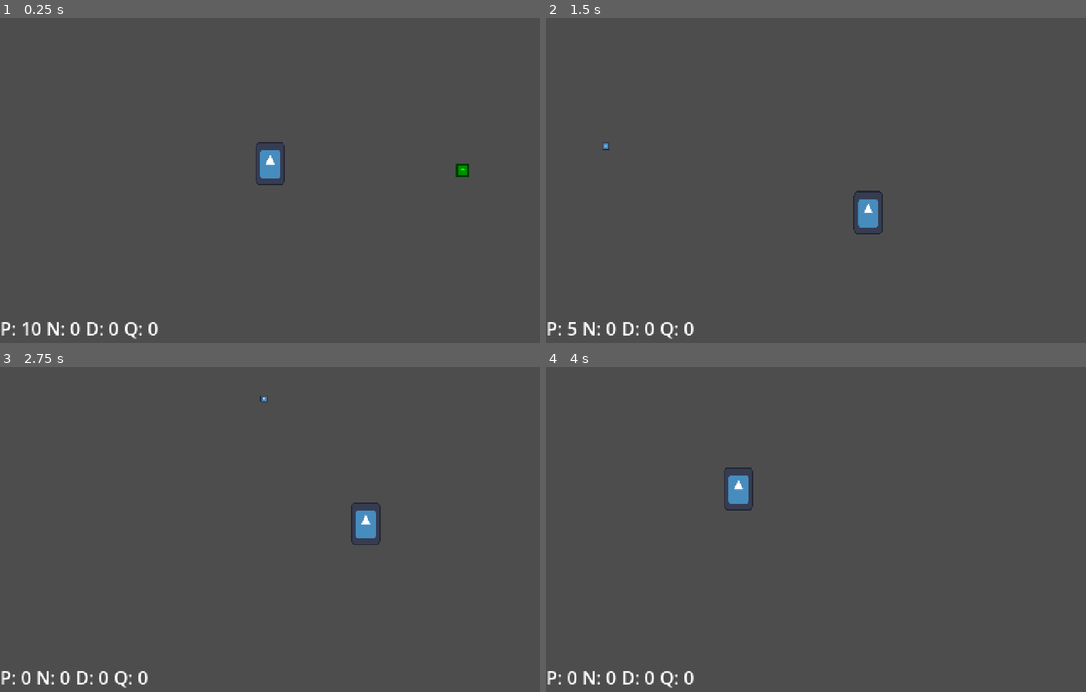
Above: before the commit, frames 1-4 (two rows, left to right).
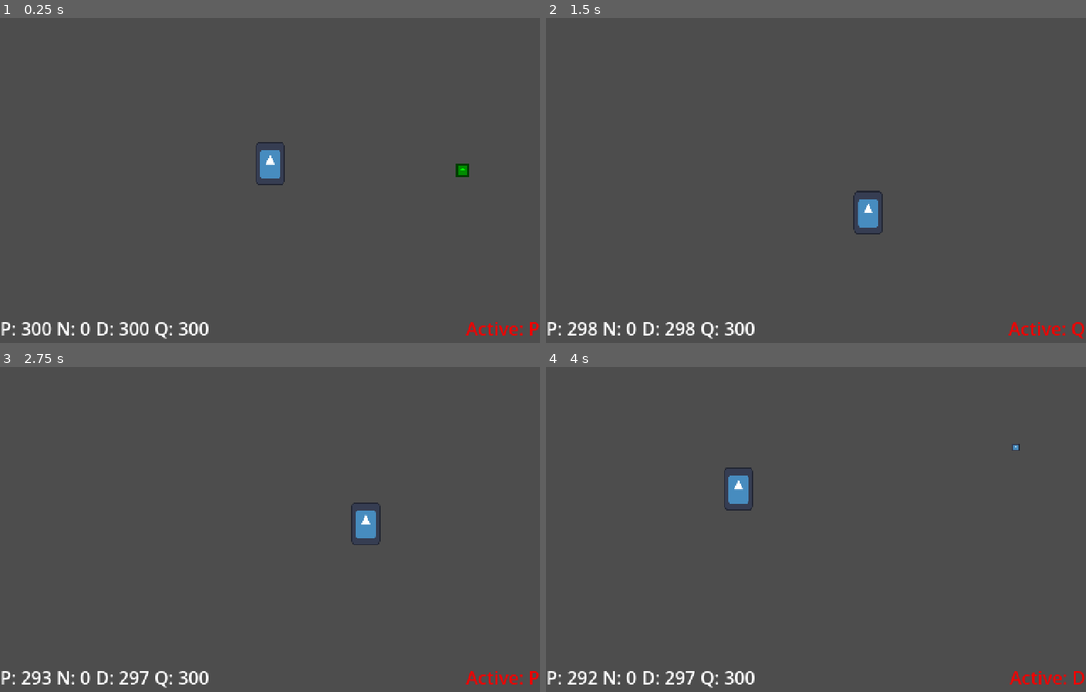
Above: after the commit, the same moments.

Repository: rakthalekk/kaching
Game: Godot game, scene res://src/level.tscn
Same seed, same stepped clock (60 frames per second), same inputs: the game is played once before the commit and once after it. The engine's default icon, where the game draws it, is replaced by a stand-in: a white triangle on a blue panel in a dark square.
Inputs (mouse positions are in pixels of both pictures, inside the frame that each line leads up to):
- Up to frame 1 (0.25 s): no input
- Up to frame 2 (1.5 s): tap Enter at 0.5 s; move the mouse to (816, 164) at 0.52 s; press the mouse at (816, 164) at 0.53 s; hold D (move_right) 0.53-1.28 s; tap Mouse wheel down (down_coin, bound only after the commit) at 0.8, 1.35 s; move the mouse to (708, 180) at 1.27 s; release the mouse at (708, 180) at 1.28 s; hold S (move_down) from 1.28 s (still down)
- Up to frame 3 (2.75 s): tap Mouse wheel up (up_coin, bound only after the commit) at 1.55, 2.1 s; move the mouse to (324, 432) at 2.02 s; release S (move_down) at 2.03 s; press the mouse at (324, 432) at 2.03 s; hold D (move_right) from 2.03 s (still down)
- Up to frame 4 (4 s): move the mouse to (789, 584) at 2.77 s; release D (move_right) at 2.78 s; release the mouse at (789, 584) at 2.78 s; hold W (move_up) 2.78-3.53 s; click (789, 584) at 2.85 s; tap Mouse wheel down (down_coin, bound only after the commit) at 3.05, 3.6 s; move the mouse to (978, 565) at 3.52 s; hold A (move_left) from 3.53 s (still down); tap Mouse wheel up (up_coin, bound only after the commit) at 3.8 s

The runs differ from the first frame. In frame 1, 1.0% of the frame differs, in the area x 4-100%, y 93-99%; in frame 2, 1.0%, in the area x 4-100%, y 38-99%; in frame 3, 1.0%; in frame 4, 1.0%.

Commit message:
Bullet type for each coin

Diff:
--- a/project.godot
+++ b/project.godot
@@ -50,6 +50,16 @@
 "events": [Object(InputEventMouseButton,"resource_local_to_scene":false,"resource_name":"","device":-1,"window_id":0,"a …(258 unchanged characters)…
 ]
 }
+up_coin={
+"deadzone": 0.5,
+"events": [Object(InputEventMouseButton,"resource_local_to_scene":false,"resource_name":"","device":-1,"window_id":0,"alt_pressed":false,"shift_pressed":false,"ctrl_pressed":false,"meta_pressed":false,"button_mask":0,"position":Vector2(0, 0),"global_position":Vector2(0, 0),"factor":1.0,"button_index":4,"canceled":false,"pressed":false,"double_click":false,"script":null)
+]
+}
+down_coin={
+"deadzone": 0.5,
+"events": [Object(InputEventMouseButton,"resource_local_to_scene":false,"resource_name":"","device":-1,"window_id":0,"alt_pressed":false,"shift_pressed":false,"ctrl_pressed":false,"meta_pressed":false,"button_mask":0,"position":Vector2(0, 0),"global_position":Vector2(0, 0),"factor":1.0,"button_index":5,"canceled":false,"pressed":false,"double_click":false,"script":null)
+]
+}
 
 [layer_names]
 
--- a/src/bullet.gd
+++ /dev/null
@@ -1,28 +0,0 @@
-class_name Bullet
-extends Area2D
-
-@export var direction: Vector2
-
-var speed = 800
-
-# Called when the node enters the scene tree for the first time.
-func _ready():
-	pass # Replace with function body.
-
-
-# Called every frame. 'delta' is the elapsed time since the previous frame.
-func _process(delta):
-	# Move the bullet based on given direction and set speed
-	position += direction * speed * delta
-	pass
-
-
-func _on_timer_timeout():
-	queue_free()
-
-
-func _on_body_entered(body):
-	# If the body is Enemy, deal damage to it. Regardless, destroy bullet after
-	# if body is Enemy:
-		# kill enemy
-	queue_free()
--- a/src/bullet.tscn
+++ /dev/null
@@ -1,26 +0,0 @@
-[gd_scene load_steps=4 format=3 uid="uid://bcskkmslmcnrm"]
-
-[ext_resource type="Script" path="res://src/bullet.gd" id="1_0vdhs"]
-[ext_resource type="Texture2D" uid="uid://it8hjt58tya5" path="res://icon.svg" id="1_f5kar"]
-
-[sub_resource type="RectangleShape2D" id="RectangleShape2D_epy0e"]
-size = Vector2(6, 6)
-
-[node name="Bullet" type="Area2D"]
-collision_layer = 8
-script = ExtResource("1_0vdhs")
-
-[node name="Sprite2D" type="Sprite2D" parent="."]
-scale = Vector2(0.05, 0.05)
-texture = ExtResource("1_f5kar")
-
-[node name="CollisionShape2D" type="CollisionShape2D" parent="."]
-shape = SubResource("RectangleShape2D_epy0e")
-
-[node name="Timer" type="Timer" parent="."]
-wait_time = 2.0
-one_shot = true
-autostart = true
-
-[connection signal="body_entered" from="." to="." method="_on_body_entered"]
-[connection signal="timeout" from="Timer" to="." method="_on_timer_timeout"]
--- /dev/null
+++ b/src/dime_bullet.gd
@@ -0,0 +1,39 @@
+class_name DimeBullet
+extends CharacterBody2D
+
+@export var speed = 800
+@export var damage := 5
+
+var direction: Vector2
+
+var enemies_hit = 0
+
+# Called when the node enters the scene tree for the first time.
+func _ready():
+	pass # Replace with function body.
+
+
+# Called every frame. 'delta' is the elapsed time since the previous frame.
+func _physics_process(delta):
+	for i in range(get_slide_collision_count()):
+		var collision = get_slide_collision(i)
+		if collision.get_collider() is TileMap:
+			direction = direction.bounce(collision.get_normal())
+			break
+
+	# Move the bullet based on given direction and set speed
+	velocity = direction * speed
+	move_and_slide()
+
+
+func _on_timer_timeout():
+	queue_free()
+
+
+func _on_body_entered(body):
+	# If the body is Enemy, deal damage to it. Regardless, destroy bullet after
+	# if body is Enemy:
+		# kill enemy
+		# enemies_hit += 1
+		# if enemies_hit >= 3, queue_free()
+	queue_free()
--- /dev/null
+++ b/src/dime_bullet.tscn
@@ -0,0 +1,35 @@
+[gd_scene load_steps=5 format=3 uid="uid://bcskkmslmcnrm"]
+
+[ext_resource type="Script" path="res://src/dime_bullet.gd" id="1_s2fak"]
+[ext_resource type="Texture2D" uid="uid://it8hjt58tya5" path="res://icon.svg" id="2_x333k"]
+
+[sub_resource type="RectangleShape2D" id="RectangleShape2D_epy0e"]
+size = Vector2(6, 6)
+
+[sub_resource type="CircleShape2D" id="CircleShape2D_67s5n"]
+radius = 5.0
+
+[node name="DimeBullet" type="CharacterBody2D"]
+collision_layer = 8
+script = ExtResource("1_s2fak")
+
+[node name="Sprite2D" type="Sprite2D" parent="."]
+scale = Vector2(0.05, 0.05)
+texture = ExtResource("2_x333k")
+
+[node name="CollisionShape2D" type="CollisionShape2D" parent="."]
+shape = SubResource("RectangleShape2D_epy0e")
+
+[node name="Timer" type="Timer" parent="."]
+wait_time = 2.0
+one_shot = true
+autostart = true
+
+[node name="Hitbox" type="Area2D" parent="."]
+collision_layer = 0
+collision_mask = 0
+
+[node name="CollisionShape2D" type="CollisionShape2D" parent="Hitbox"]
+shape = SubResource("CircleShape2D_67s5n")
+
+[connection signal="timeout" from="Timer" to="." method="_on_timer_timeout"]
--- a/src/hud.gd
+++ b/src/hud.gd
@@ -1,7 +1,7 @@
 class_name HUD
 extends Control
 
-
+# Reference to the player. As a child of the player, this is assigned by the player's ready function
 var player: Player
 
 
@@ -15,3 +15,7 @@
 	$Coins/Nickels.text = "N: %d" % player.nickels
 	$Coins/Dimes.text = "D: %d" % player.dimes
 	$Coins/Quarters.text = "Q: %d" % player.quarters
+
+
+func update_active_coin():
+	$Coins/ActiveCoin.text = "Active: " + player.active_coin
--- a/src/hud.tscn
+++ b/src/hud.tscn
@@ -40,3 +40,9 @@
 [node name="Quarters" type="Label" parent="Coins"]
 layout_mode = 2
 text = "Q: 0"
+
+[node name="ActiveCoin" type="Label" parent="Coins"]
+layout_mode = 2
+size_flags_horizontal = 10
+theme_override_colors/font_color = Color(0.960784, 0, 0, 1)
+text = "Active: P"
--- /dev/null
+++ b/src/penny_bullet.gd
@@ -0,0 +1,32 @@
+class_name PennyBullet
+extends RayCast2D
+
+
+@export var distance := 500
+@export var damage := 1
+
+var direction = Vector2.ZERO
+
+var frames_since_init = 0
+
+# Called every frame. 'delta' is the elapsed time since the previous frame.
+func _process(delta):
+	if is_colliding():
+		print(get_collider())
+		$Line2D.add_point(to_local(get_collision_point()))
+		enabled = false
+	elif enabled && frames_since_init > 3:
+		print("no hit")
+		$Line2D.add_point(target_position)
+		enabled = false
+
+	frames_since_init += 1
+
+
+func set_direction(dir: Vector2):
+	direction = dir
+	target_position = direction * distance
+
+
+func _on_fade_timer_timeout():
+	queue_free()
--- /dev/null
+++ b/src/penny_bullet.tscn
@@ -0,0 +1,19 @@
+[gd_scene load_steps=2 format=3 uid="uid://btaip56737vi1"]
+
+[ext_resource type="Script" path="res://src/penny_bullet.gd" id="1_ddrm5"]
+
+[node name="PennyBullet" type="RayCast2D"]
+target_position = Vector2(0, 0)
+script = ExtResource("1_ddrm5")
+
+[node name="Line2D" type="Line2D" parent="."]
+points = PackedVector2Array(0, 0)
+width = 1.0
+default_color = Color(1, 0, 0, 1)
+
+[node name="FadeTimer" type="Timer" parent="."]
+wait_time = 0.05
+one_shot = true
+autostart = true
+
+[connection signal="timeout" from="FadeTimer" to="." method="_on_fade_timer_timeout"]
--- a/src/player.gd
+++ b/src/player.gd
@@ -1,19 +1,47 @@
 class_name Player
 extends CharacterBody2D
 
+### EXPORT
+
+# Player speed
+@export var speed = 300
+
+
+### CONSTANTS
+
+# Different types of coins that the player can use: pennies, dimes, and quarters
+const COIN_TYPES = ["P", "D", "Q"]
+
+# Reference to penny bullet instance that player can instantiate
+const PENNY_BULLET = preload("res://src/penny_bullet.tscn")
+
+# Reference to dime bullet instance that player can instantiate
+const DIME_BULLET = preload("res://src/dime_bullet.tscn")
+
+# Reference to dime bullet instance that player can instantiate
+const QUARTER_GRENADE = preload("res://src/quarter_grenade.tscn")
+
+
+### LOCAL VARS
+
+# Current direction of the player
 var direction: Vector2
 
-@export var speed = 300
+# Player's current active coin
+var active_coin = "P"
 
-# at 10 coins for now for testing purposes
-var pennies := 10
+# Current number of each coin
+var pennies := 300
 var nickels := 0
-var dimes := 0
-var quarters := 0
+var dimes := 300
+var quarters := 300
 
-var bullet = preload("res://src/bullet.tscn")
 
+### ONREADY VARS
+
+# Reference to the HUD
 @onready var hud = $UI/HUD as HUD
+
 
 func _ready():
 	hud.player = self
@@ -35,13 +63,44 @@
 
 
 func _process(delta):
-	# Checks if we have clicked and if we got coins
-	if Input.is_action_pressed("click") and pennies > 0 and $ShootCooldown.time_left == 0:
-		pennies -= 1
+	# Check if the player has input the click action
+	if Input.is_action_pressed("click"):
+		# If this coin is a penny, attempt to shoot a penny
+		if active_coin == "P":
+			if pennies > 0 and $PennyCooldown.time_left == 0:
+				pennies -= 1
+				$PennyCooldown.start()
+
+				var shoot_vector = get_global_mouse_position() - global_position
+				var to_shoot = PENNY_BULLET.instantiate() as PennyBullet
+				to_shoot.set_direction(shoot_vector.normalized())
+				to_shoot.position = self.position
+				get_parent().add_child(to_shoot)
+		elif active_coin == "D":
+			if dimes > 0 and $DimeCooldown.time_left == 0:
+				dimes -= 1
+				$DimeCooldown.start()
+
+				var shoot_vector = get_global_mouse_position() - global_position
+				var to_shoot = DIME_BULLET.instantiate()
+				to_shoot.direction = shoot_vector.normalized()
+				to_shoot.position = self.position
+				get_parent().add_child(to_shoot)
+		elif active_coin == "Q":
+			if quarters > 0 and $QuarterCooldown.time_left == 0:
+				quarters -= 1
+				$QuarterCooldown.start()
+
+				var to_shoot = QUARTER_GRENADE.instantiate()
+				to_shoot.position = self.position
+				get_parent().add_child(to_shoot)
+
 		hud.update_coins()
-		var shoot_vector = get_global_mouse_position() - position
-		var to_shoot = bullet.instantiate()
-		to_shoot.direction = shoot_vector.normalized()
-		to_shoot.position = self.position
-		get_parent().add_child(to_shoot)
-		$ShootCooldown.start()
+
+	if Input.is_action_just_pressed("up_coin"):
+		active_coin = COIN_TYPES[(COIN_TYPES.find(active_coin) - 1) % COIN_TYPES.size()]
+		hud.update_active_coin()
+
+	if Input.is_action_just_pressed("down_coin"):
+		active_coin = COIN_TYPES[(COIN_TYPES.find(active_coin) + 1) % COIN_TYPES.size()]
+		hud.update_active_coin()
--- a/src/player.tscn
+++ b/src/player.tscn
@@ -20,8 +20,15 @@
 scale = Vector2(0.2, 0.3)
 texture = ExtResource("1_ya7u0")
 
-[node name="ShootCooldown" type="Timer" parent="."]
+[node name="PennyCooldown" type="Timer" parent="."]
 wait_time = 0.1
+one_shot = true
+
+[node name="DimeCooldown" type="Timer" parent="."]
+wait_time = 0.2
+one_shot = true
+
+[node name="QuarterCooldown" type="Timer" parent="."]
 one_shot = true
 
 [node name="UI" type="CanvasLayer" parent="."]
--- /dev/null
+++ b/src/quarter_grenade.gd
@@ -0,0 +1,53 @@
+class_name QuarterGrenade
+extends CharacterBody2D
+
+@export var speed = 300
+@export var damage := 20
+@export var slow_distance := 100
+@export var friction := 450
+
+var direction: Vector2
+var current_friction = friction
+var goal_distance: int
+var distance_traveled: int
+
+var timeout = false
+var begin_slow = false
+
+func _ready():
+	var mouse_pos = get_global_mouse_position()
+	direction = global_position.direction_to(mouse_pos)
+	velocity = direction * speed
+
+	goal_distance = global_position.distance_to(mouse_pos)
+
+
+func _physics_process(delta):
+	for i in range(get_slide_collision_count()):
+		var collision = get_slide_collision(i)
+		if collision.get_collider() is TileMap:
+			direction = direction.bounce(collision.get_normal())
+			velocity = velocity.length() * direction
+			break
+
+	if distance_traveled > goal_distance - slow_distance:
+		velocity = velocity.move_toward(Vector2.ZERO, friction * delta)
+	else:
+		velocity = direction * speed
+
+	# note: move_and_slide accepts a PRE-delta velocity, so no need to multiply it
+	move_and_slide()
+
+	distance_traveled += (velocity * delta).length()
+
+
+func _on_timer_timeout():
+	direction = Vector2.ZERO
+	velocity = Vector2.ZERO
+	$ExplosionRadius/CollisionShape2D.disabled = false
+	$ExplosionRadius.visible = true
+	$ExplosionRadius/ExplosionTimer.start()
+
+
+func _on_explosion_timer_timeout():
+	queue_free()
--- /dev/null
+++ b/src/quarter_grenade.tscn
@@ -0,0 +1,43 @@
+[gd_scene load_steps=5 format=3 uid="uid://c4dhflht4se8t"]
+
+[ext_resource type="Texture2D" uid="uid://it8hjt58tya5" path="res://icon.svg" id="1_b340s"]
+[ext_resource type="Script" path="res://src/quarter_grenade.gd" id="1_jpex4"]
+
+[sub_resource type="RectangleShape2D" id="RectangleShape2D_c0u01"]
+size = Vector2(12, 12)
+
+[sub_resource type="CircleShape2D" id="CircleShape2D_rn2nc"]
+radius = 84.0536
+
+[node name="QuarterGrenade" type="CharacterBody2D"]
+collision_layer = 8
+script = ExtResource("1_jpex4")
+
+[node name="CollisionShape2D" type="CollisionShape2D" parent="."]
+shape = SubResource("RectangleShape2D_c0u01")
+
+[node name="Sprite2D" type="Sprite2D" parent="."]
+scale = Vector2(0.1, 0.1)
+texture = ExtResource("1_b340s")
+
+[node name="DetonationTimer" type="Timer" parent="."]
+one_shot = true
+autostart = true
+
+[node name="ExplosionRadius" type="Area2D" parent="."]
+visible = false
+
+[node name="CollisionShape2D" type="CollisionShape2D" parent="ExplosionRadius"]
+shape = SubResource("CircleShape2D_rn2nc")
+disabled = true
+
+[node name="Sprite2D" type="Sprite2D" parent="ExplosionRadius"]
+modulate = Color(1, 0, 0, 1)
+texture = ExtResource("1_b340s")
+
+[node name="ExplosionTimer" type="Timer" parent="ExplosionRadius"]
+wait_time = 0.5
+one_shot = true
+
+[connection signal="timeout" from="DetonationTimer" to="." method="_on_timer_timeout"]
+[connection signal="timeout" from="ExplosionRadius/ExplosionTimer" to="." method="_on_explosion_timer_timeout"]
